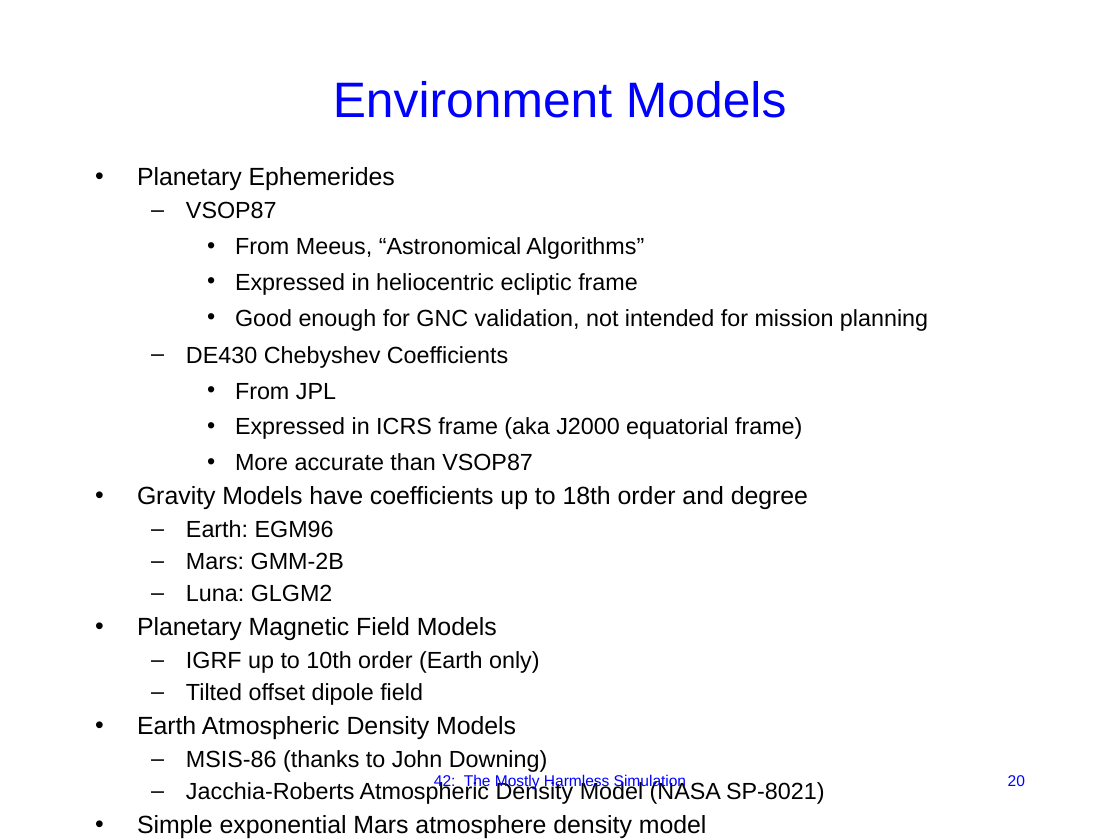
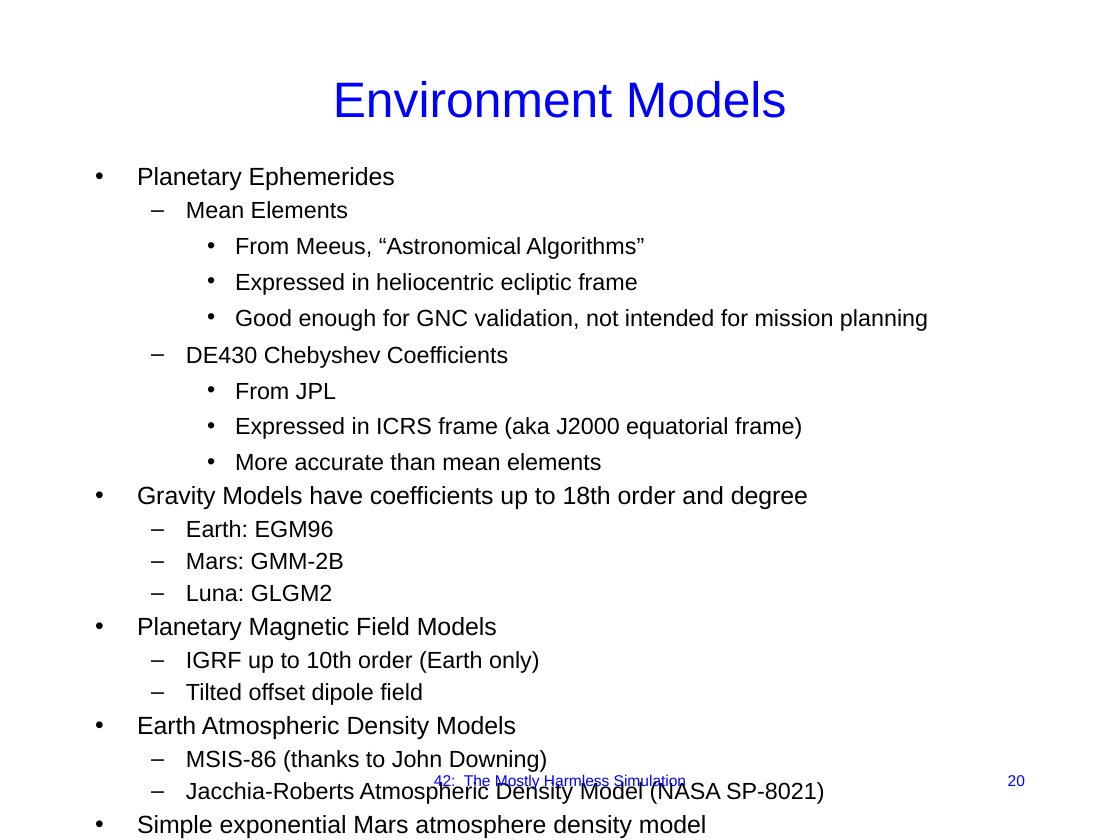
Before and after one commit to ericstoneking/42, a slide deck: slide 20 of Docs/42 Overview.odp. Drawn at 1120x840 pixels with LibreOffice and Linux fonts; fonts in the diff are those of the drawing. Boxes give left, top, right and bottom in pixels: in the first picture for what was removed or moved away, otherwise in the second. Text is boxed around its words. In the diff, an @@ line names an element or a change of style, - is before the commit and + after.

```diff
--- a/Docs/42 Overview.odp
+++ b/Docs/42 Overview.odp
@@ text at [186,201,348,219]: text changed @@
-  – VSOP87
+  – Mean Elements
@@ text at [235,453,602,471]: text changed @@
-    • More accurate than VSOP87
+    • More accurate than mean elements
```
Also in this commit, not shown: 3 other slides changed, 50 other files.
